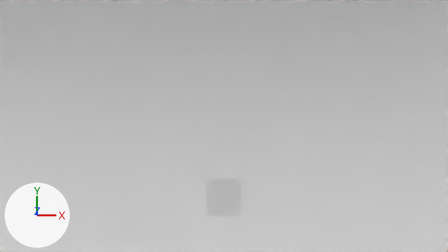
One commit to the Blender file To_je_jedno/Assets/verse01.blend: the scene before it, then after it.
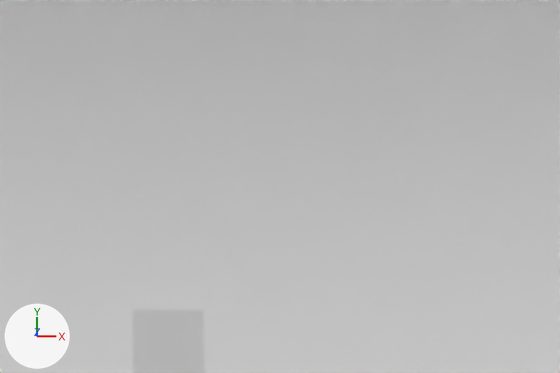
Old and new are each drawn from the file's camera 'Camera' and again close up on the part from 32% to 92% of the width and 12% to 83% of the height. Every picture has the same lights, and +X, +Y and +Z are marked at lower left.

The first close-up shows 'Stars.001', 'ship1'.
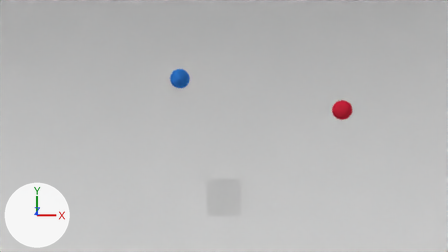
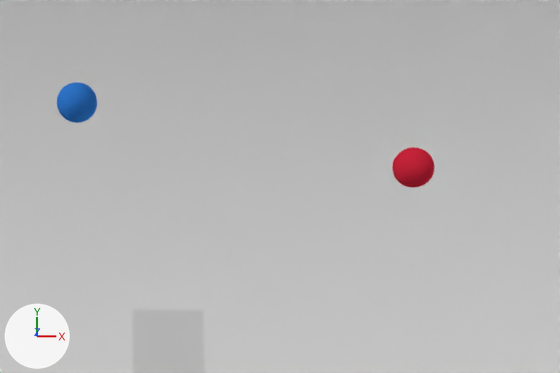
Where the newer file only moved an object's origin or applied its transform, the numbers keep the older frame.

Changed parts and their boxes [x1, y1, x2, y2] in the close-ups (560 x 373 px):
```json
{"object": "Sphere.001", "change": "added", "after": [392, 147, 434, 188], "on screen": "red"}
{"object": "Sphere", "change": "added", "after": [57, 82, 97, 123], "on screen": "blue"}
```

Edits to the scene script, one JSON object a line:
```json
{"op": "add", "block": "mat_material_003", "code": ["mat_material_003 = diffuse_material('Material.003')", "mat_material_003.base_color = (0.0383, 0.241, 0.8)  # blue #3787e7"]}
{"op": "add", "block": "mat_material_002", "code": ["mat_material_002 = diffuse_material('Material.002')", "mat_material_002.base_color = (0.8, 0.0258, 0.0581)  # red #e72d44"]}
{"op": "add", "block": "me_sphere_001", "code": ["me_sphere_001 = bpy.data.meshes.new('Sphere.001')", "me_sphere_001.from_pydata(...)  # a UV sphere (32 segments, 16 rings, poles along z) spanning x -1.0..1.0, y -1.0..1.0, z -1.0..1.0", "me_sphere_001.materials.append(mat_material_003)  # blue #3787e7"]}
{"op": "add", "block": "me_sphere_002", "code": ["me_sphere_002 = bpy.data.meshes.new('Sphere.002')", "me_sphere_002.from_pydata(...)  # a UV sphere (32 segments, 16 rings, poles along z) spanning x -1.0..1.0, y -1.0..1.0, z -1.0..1.0", "me_sphere_002.materials.append(mat_material_002)  # red #e72d44"]}
{"op": "add", "block": "ob_sphere", "code": ["ob_sphere = bpy.data.objects.new('Sphere', me_sphere_001)", "ob_sphere.location = (-1.187, 3.148, 0.555)", "ob_sphere.scale = (0.261, 0.261, 0.261)"]}
{"op": "add", "block": "ob_sphere_001", "code": ["ob_sphere_001 = bpy.data.objects.new('Sphere.001', me_sphere_002)", "ob_sphere_001.location = (3.184, 2.316, 0.408)", "ob_sphere_001.scale = (0.261, 0.261, 0.261)"]}
```
